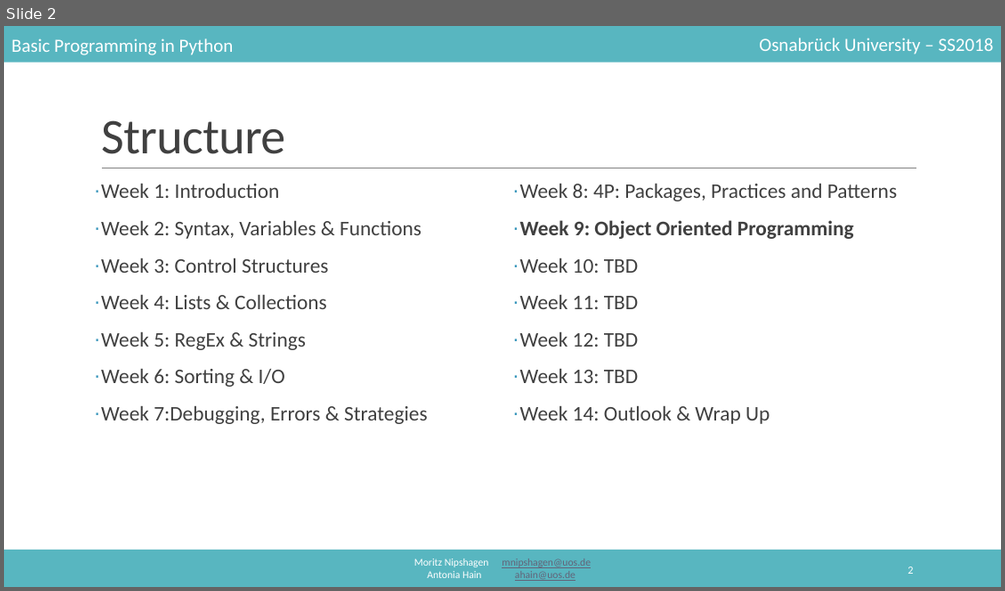
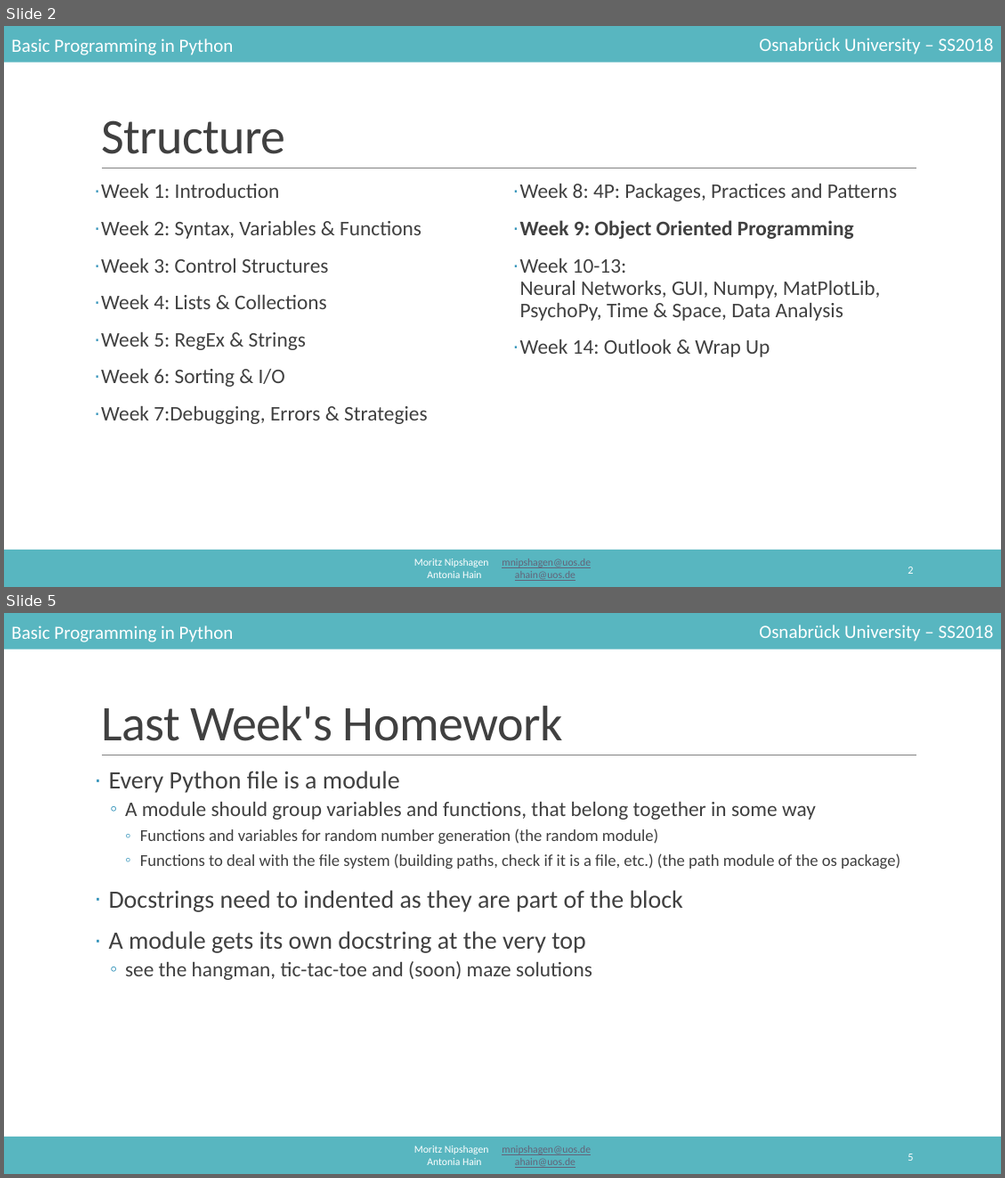
Before and after one commit to mnipshagen/monty, a slide deck: 2018/09/09_OOP.pptx. Shown one above the other, each under a label of ours: slide 2 before the commit, slides 2 and 5 after it; the slides between them are not shown. The pictures are 1005x591 and 1005x1178 pixels, drawn with LibreOffice and Linux fonts; fonts in the diff are those of the drawing. Boxes give left, top, right and bottom in pixels: in the first picture for what was removed or moved away, otherwise in the second. Text is boxed around its words. In the diff, an @@ line names an element or a change of style, - is before the commit and + after.

```diff
--- a/2018/09/09_OOP.pptx
+++ b/2018/09/09_OOP.pptx
@@ slide 5 added at bbox=[4, 613, 1001, 1174], background #FFFFFF; not listed: 6 template elements that a slide beside it also shows @@
@@ title added at bbox=[101, 706, 563, 741], 48 pt, text #404040 @@
+Last Week's Homework
@@ text added at bbox=[109, 771, 900, 980], 16 pt, text #404040 @@
+· Every Python file is a module
+  ◦ A module should group variables and functions, that belong together in some way
+    ◦ Functions and variables for random number generation (the random module)
+    ◦ Functions to deal with the file system (building paths, check if it is a file, etc.) (the path module of the os package)
+· Docstrings need to indented as they are part of the block
+· A module gets its own docstring at the very top
+  ◦ see the hangman, tic-tac-toe and (soon) maze solutions
@@ page number added at bbox=[907, 1153, 913, 1160], 10.5 pt, text #FFFFFF @@
+5
@@ slide 2 changed as well @@
@@ text at bbox=[520, 258, 881, 321]: text changed @@
-· Week 10: TBD
-· Week 11: TBD
-· Week 12: TBD
-· Week 13: TBD
+· Week 10-13:
+  Neural Networks, GUI, Numpy, MatPlotLib, PsychoPy, Time & Space, Data Analysis
```
Also in this commit, not shown: 1 other slide changed, 42 other slides added, 10 other files.
